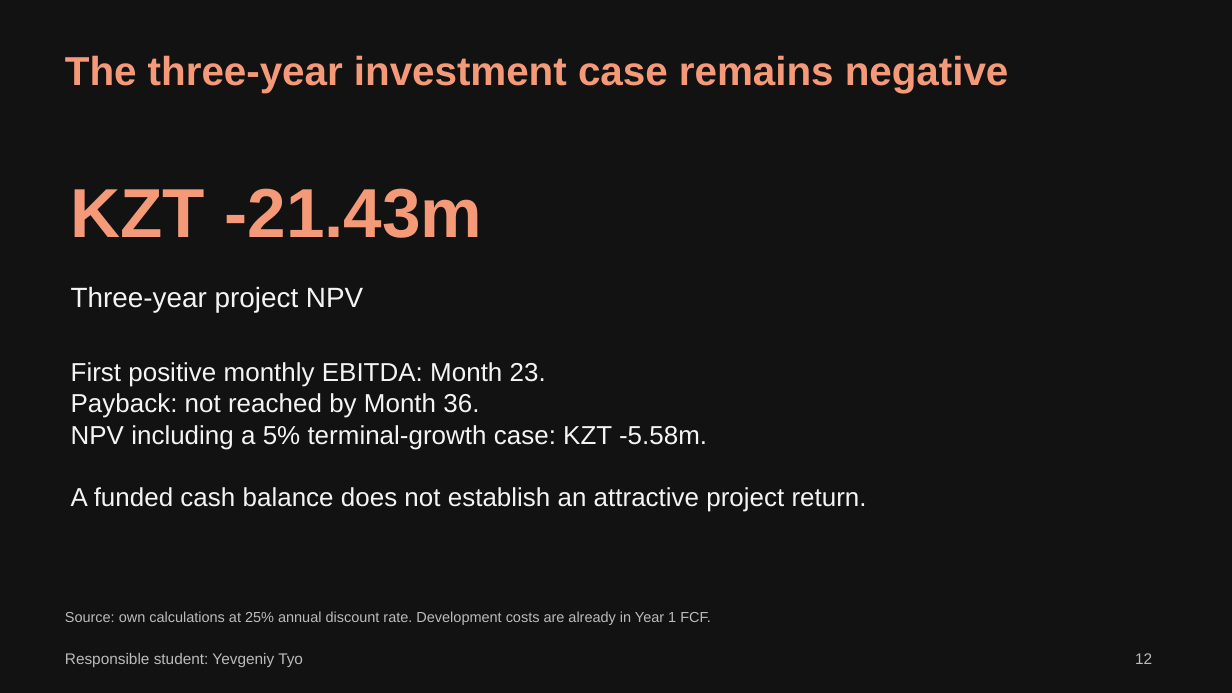
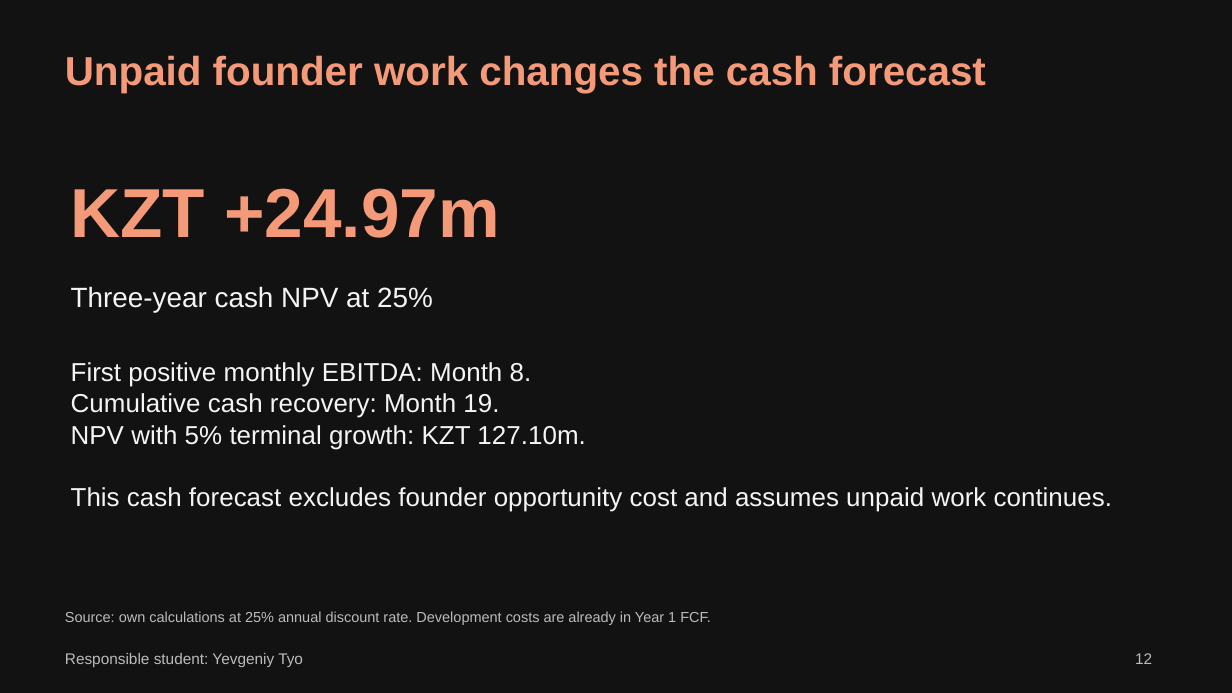
Before and after one commit to ONI-COLLI/Artguard, a slide deck: slide 12 of deliverables/final-project/Team03_FP_Presentation.pptx. Drawn at 1232x693 pixels with LibreOffice and Linux fonts; fonts in the diff are those of the drawing. Boxes give left, top, right and bottom in pixels: in the first picture for what was removed or moved away, otherwise in the second. Text is boxed around its words. In the diff, an @@ line names an element or a change of style, - is before the commit and + after.

Commit message:
Restore unpaid founder development and reconcile financial deliverables

```diff
--- a/deliverables/final-project/Team03_FP_Presentation.pptx
+++ b/deliverables/final-project/Team03_FP_Presentation.pptx
@@ text at box(65, 55, 986, 93): text changed @@
-The three-year investment case remains negative
+Unpaid founder work changes the cash forecast
@@ text at box(71, 188, 499, 238): text changed @@
-KZT -21.43m
+KZT +24.97m
@@ text at box(71, 286, 433, 313): text changed @@
-Three-year project NPV
+Three-year cash NPV at 25%
@@ text at box(71, 362, 1112, 512): text changed @@
-First positive monthly EBITDA: Month 23.
-Payback: not reached by Month 36.
-NPV including a 5% terminal-growth case: KZT -5.58m.
-A funded cash balance does not establish an attractive project return.
+First positive monthly EBITDA: Month 8.
+Cumulative cash recovery: Month 19.
+NPV with 5% terminal growth: KZT 127.10m.
+This cash forecast excludes founder opportunity cost and assumes unpaid work continues.
```
Also in this commit, not shown: 15 other slides changed, 15 other files.
